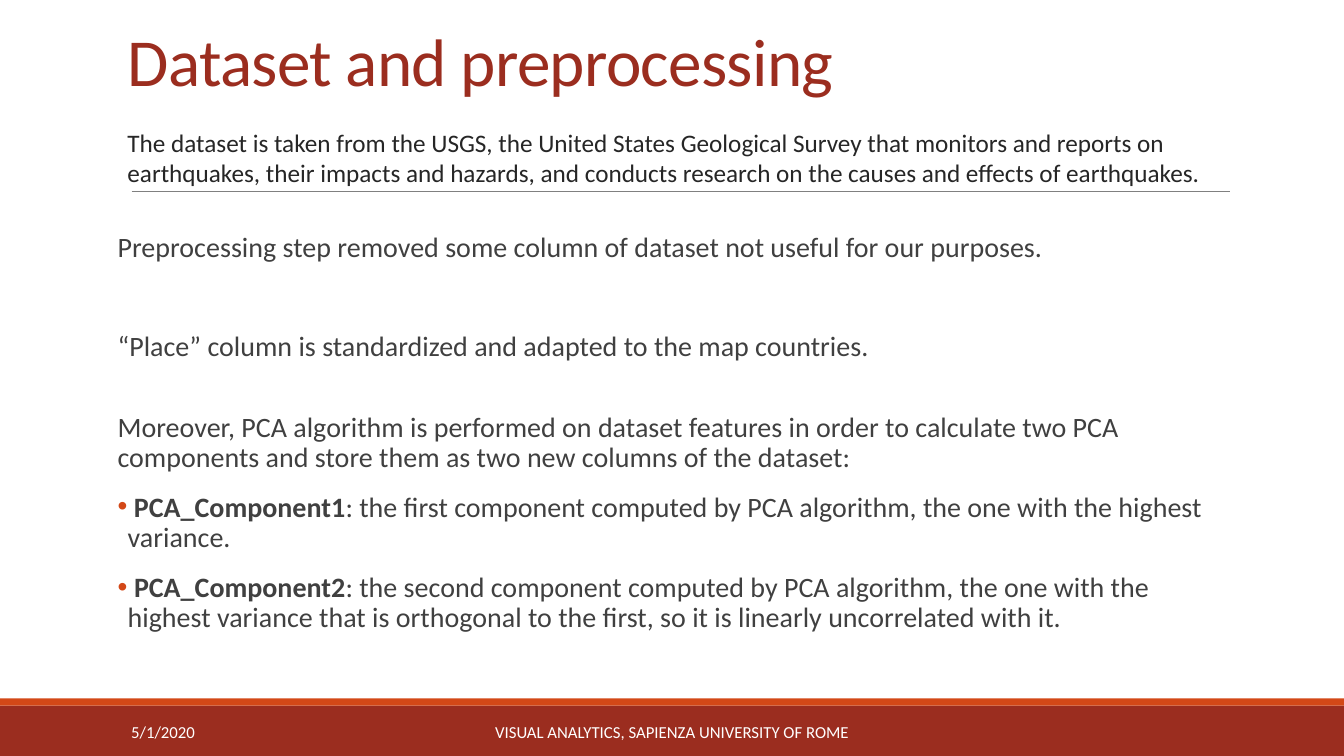
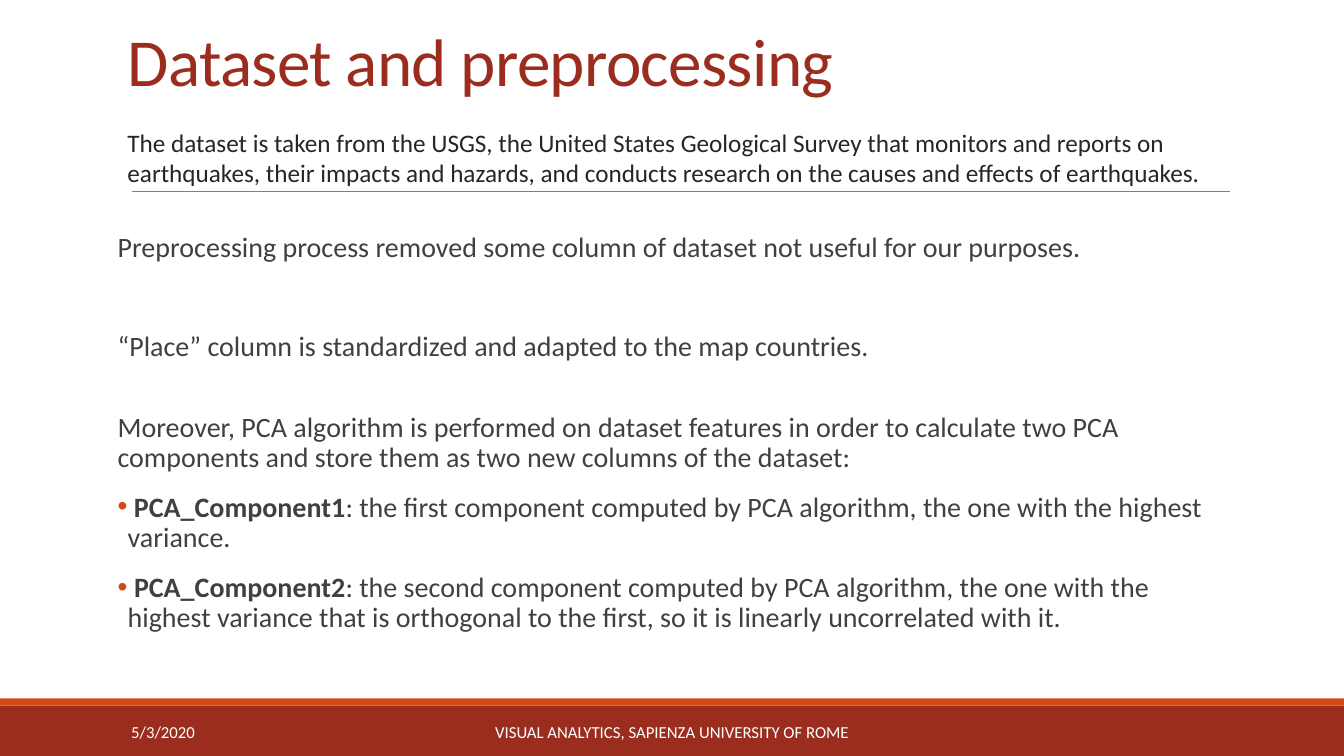
Before and after one commit to michaelcapponi/EarthquakesVA, a slide deck: slide 4 of docs/slides.pptx. Drawn at 1344x756 pixels with LibreOffice and Linux fonts; fonts in the diff are those of the drawing. Boxes give left, top, right and bottom in pixels: in the first picture for what was removed or moved away, otherwise in the second. Text is boxed around its words. In the diff, an @@ line names an element or a change of style, - is before the commit and + after.

```diff
--- a/docs/slides.pptx
+++ b/docs/slides.pptx
@@ text at (118,237,1080,262): text changed @@
-Preprocessing step removed some column of dataset not useful for our purposes.
+Preprocessing process removed some column of dataset not useful for our purposes.
@@ text at (131,726,195,739): text changed @@
-5/1/2020
+5/3/2020
```
Also in this commit, not shown: 9 other slides changed, 4 other files.
